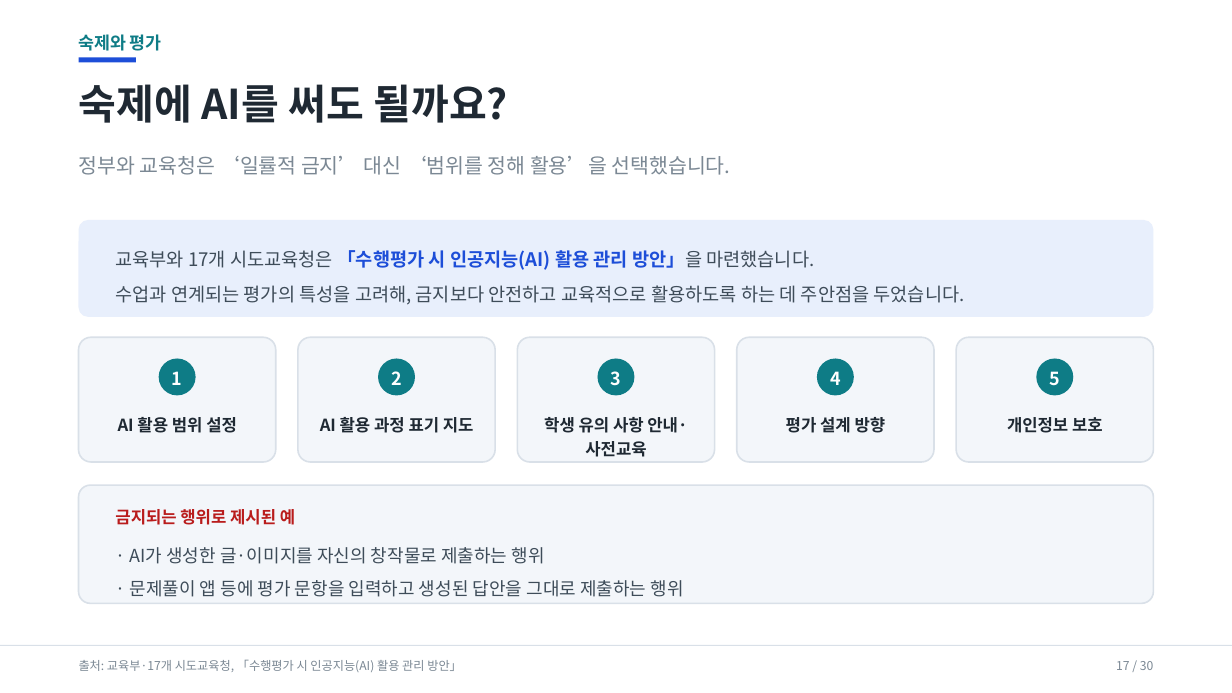
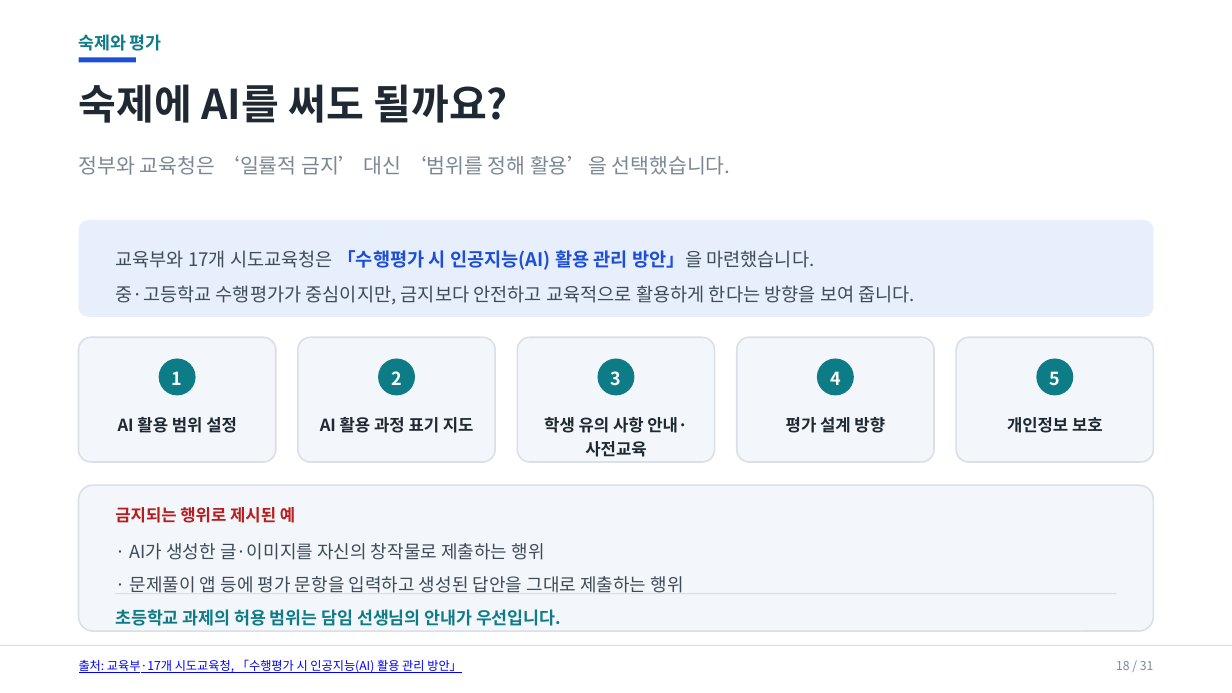
Before and after one commit to superynr/-, a slide deck: slide 18 of parent-ai-training/AI시대_학부모연수_20260917.pptx (slide 17 before the commit). Drawn at 1232x693 pixels with LibreOffice and Linux fonts; fonts in the diff are those of the drawing. Boxes give left, top, right and bottom in pixels: in the first picture for what was removed or moved away, otherwise in the second. Text is boxed around its words. In the diff, an @@ line names an element or a change of style, - is before the commit and + after.

```diff
--- a/parent-ai-training/AI시대_학부모연수_20260917.pptx
+++ b/parent-ai-training/AI시대_학부모연수_20260917.pptx
@@ text at <box>115,285,916,305</box>: text changed @@
-수업과 연계되는 평가의 특성을 고려해, 금지보다 안전하고 교육적으로 활용하도록 하는 데 주안점을 두었습니다.
+중·고등학교 수행평가가 중심이지만, 금지보다 안전하고 교육적으로 활용하게 한다는 방향을 보여 줍니다.
@@ rounded rectangle: place and size @@
-rounded rectangle at <box>79,485,1153,604</box>
+rounded rectangle at <box>79,485,1153,631</box>
@@ text "· AI가 생성한 글·이미지를 자신의 ...": place and size @@
-text "· AI가 생성한 글·이미지를 자신의 ..." at <box>130,547,684,597</box>
+text "· AI가 생성한 글·이미지를 자신의 ..." at <box>130,543,684,593</box>
@@ rectangle added at <box>116,593,1116,594</box>, fill #D9E0E8 @@
@@ text added at <box>115,609,561,626</box>, 13.5 pt, text #0E7C86, bold @@
+초등학교 과제의 허용 범위는 담임 선생님의 안내가 우선입니다.
@@ text "출처: 교육부·17개 시도교육청, 「수행평가 시 ..." at <box>79,659,462,673</box>: text colour #7B8894 to #0000FF, underline on @@
@@ text at <box>1116,661,1153,670</box>: text changed @@
-17 / 30
+18 / 31
```
Also in this commit, not shown: 29 other slides changed, 1 slide added, 7 other files.
